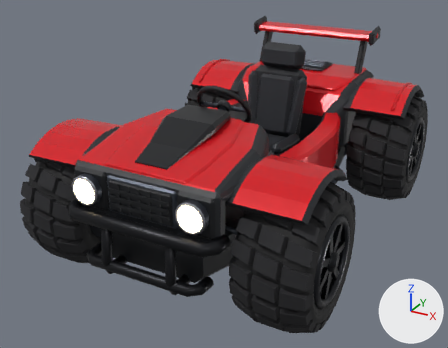
Before and after pictures for a commit that changed the glTF model offroad-kart/connected-kart/OffroadKart_Connected.glb.
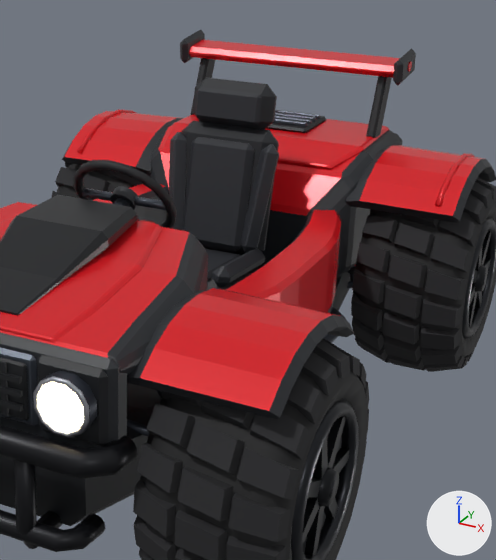
Each version is shown whole from a 50 mm camera at (7.51, -15.42, 9.08) aimed at (-0.55, -0.76, 1.75), then close up on the part from 35% to 95% of the width and 0% to 87% of the height. Lighting does not change. The marker at lower right points along +X, +Y and +Z. The older version's two pictures come first. Where no turn or scale is listed for an object, it has been applied to the vertices.

In view in the first close-up: 'Bucket_Back_Pad', 'Charcoal_Center_Cowl', 'Front_BullBar_Upper', 'Front_Hood', 'Left_Front_Fender', 'Left_Integrated_Sidepod', 'Left_Rear_Fender', 'Racing_Red_Hood_Stripe', 'Rear_Engine_Deck', 'Spoiler_Left_Cap', 'Spoiler_Left_Endplate', 'Spoiler_Left_Stanchion', 'Spoiler_Red_Airfoil', 'Spoiler_Right_Endplate', 'Spoiler_Right_Stanchion', 'Undercarriage', 'Wheel_FL', 'Wheel_RL' and 39 more.
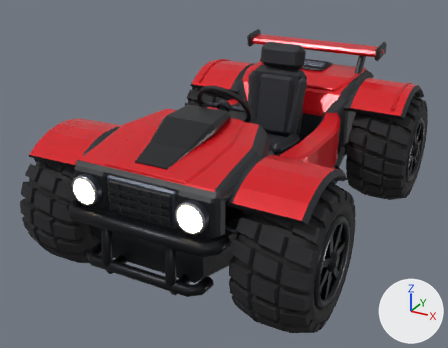
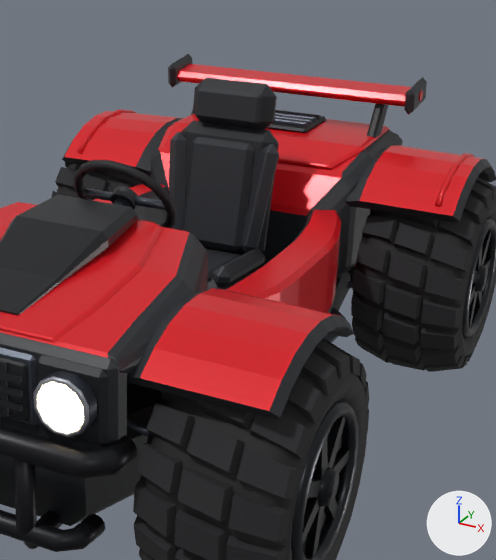
Commit message: Close kart footwell and lower rear spoiler

Changed parts and their boxes [x1, y1, x2, y2] in the close-ups (496 x 560 px):
```json
{"object": "Spoiler_Red_Airfoil", "change": "moved, rescaled", "before": [189, 40, 400, 77], "after": [177, 64, 411, 107], "on screen": "11% wider, 16% taller"}
{"object": "Spoiler_Left_Endplate", "change": "moved", "before": [393, 48, 416, 86], "after": [404, 77, 427, 115]}
{"object": "Spoiler_Left_Stanchion", "change": "moved, rescaled", "before": [366, 76, 392, 138], "after": [367, 103, 388, 138]}
{"object": "Spoiler_Right_Endplate", "change": "moved", "before": [180, 29, 205, 63], "after": [168, 54, 193, 87]}
{"object": "Spoiler_Right_Stanchion", "change": "moved, rescaled", "before": [191, 58, 215, 115], "on screen": "not visible afterwards"}
{"object": "Spoiler_Left_Cap", "change": "moved", "before": [408, 61, 412, 72], "after": [419, 90, 423, 101]}
```

Edits to the scene script, one JSON object a line:
```json
{"op": "set", "path": "ob_spoiler_left_cap.location", "old": "(2.12, 4.63, 5.11)", "new": "(2.37, 4.63, 4.63)"}
{"op": "set", "path": "ob_spoiler_left_endplate.location", "old": "(2.04, 4.62, 5.1)", "new": "(2.28, 4.62, 4.62)"}
{"op": "set", "path": "ob_spoiler_left_stanchion.location", "old": "(1.71, 4.43, 4.42)", "new": "(1.71, 4.43, 4.18)"}
{"op": "set", "path": "ob_spoiler_left_stanchion.scale", "old": "(1.0, 1.0, 1.0)", "new": "(1.0, 1.0, 0.612)"}
{"op": "set", "path": "ob_spoiler_red_airfoil.location", "old": "(0.0, 4.62, 5.07)", "new": "(0.0, 4.62, 4.59)"}
{"op": "set", "path": "ob_spoiler_red_airfoil.scale", "old": "(1.0, 1.0, 1.0)", "new": "(1.12, 1.0, 1.0)"}
{"op": "set", "path": "ob_spoiler_right_endplate.location", "old": "(-2.04, 4.62, 5.1)", "new": "(-2.28, 4.62, 4.62)"}
{"op": "set", "path": "ob_spoiler_right_stanchion.location", "old": "(-1.71, 4.43, 4.42)", "new": "(-1.71, 4.43, 4.18)"}
{"op": "set", "path": "ob_spoiler_right_stanchion.scale", "old": "(1.0, 1.0, 1.0)", "new": "(1.0, 1.0, 0.612)"}
```
